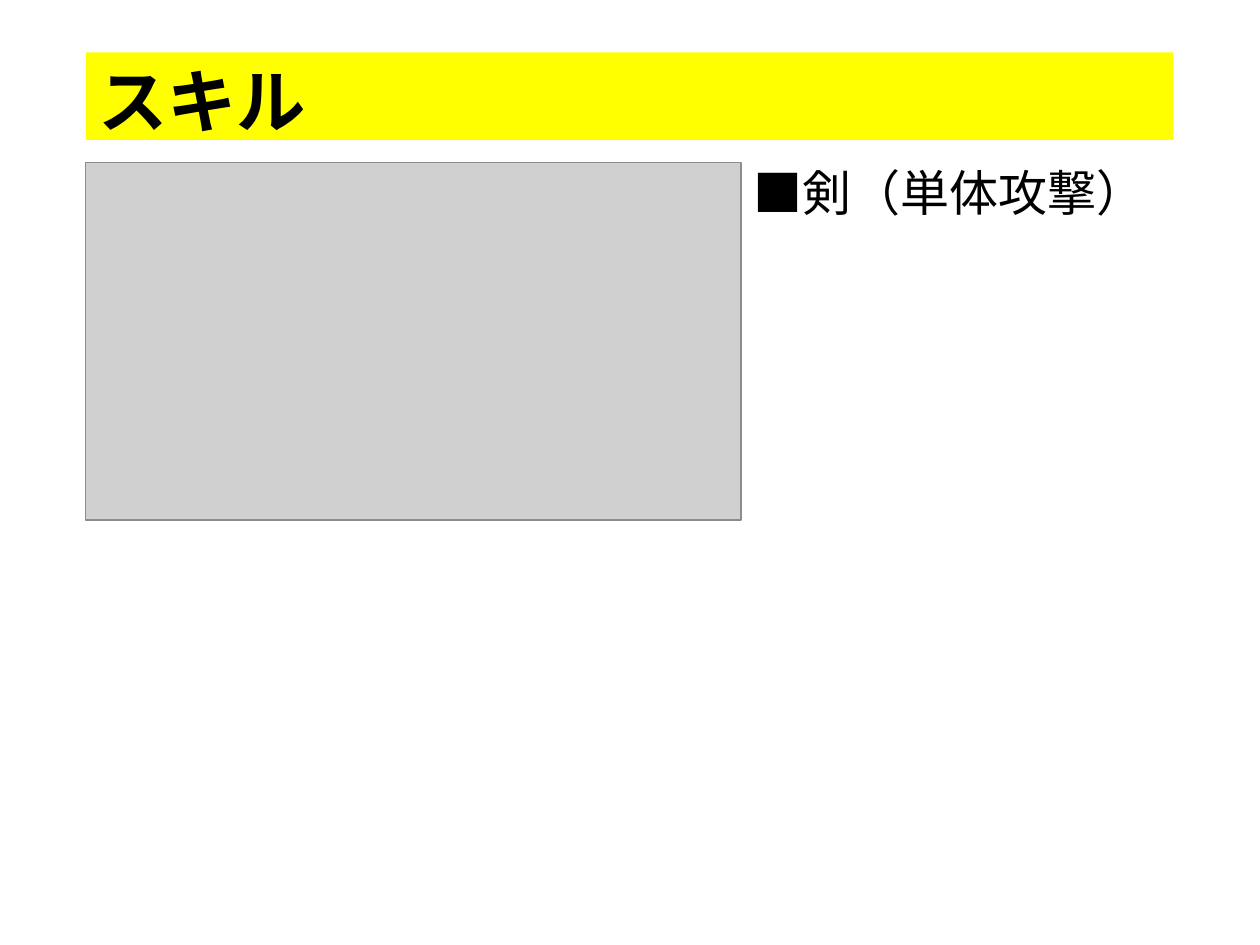
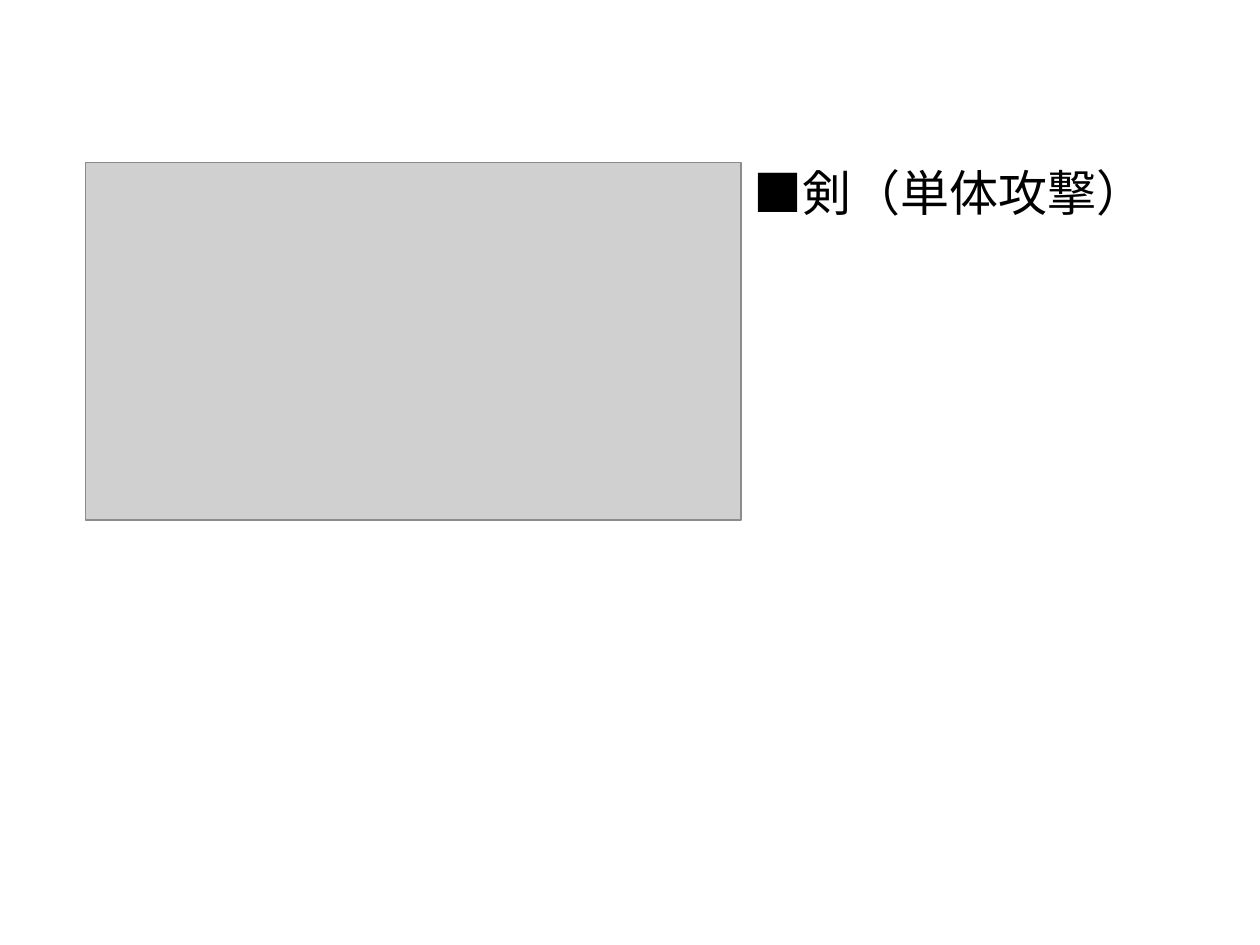
Before and after one commit to thi-bow/2017Team05, a slide deck: slide 7 of 企画/企画書/プレゼンテーション1.pptx. Drawn at 1260x945 pixels with LibreOffice and Linux fonts; fonts in the diff are those of the drawing; grey boxes stand for pictures. Boxes give left, top, right and bottom in pixels: in the first picture for what was removed or moved away, otherwise in the second. Text is boxed around its words. In the diff, an @@ line names an element or a change of style, - is before the commit and + after.

```diff
--- a/企画/企画書/プレゼンテーション1.pptx
+++ b/企画/企画書/プレゼンテーション1.pptx
@@ title removed at box(86, 53, 1173, 140) @@
-スキル
```
Also in this commit, not shown: 3 other slides changed, 1 slide added, 1 slide removed.
